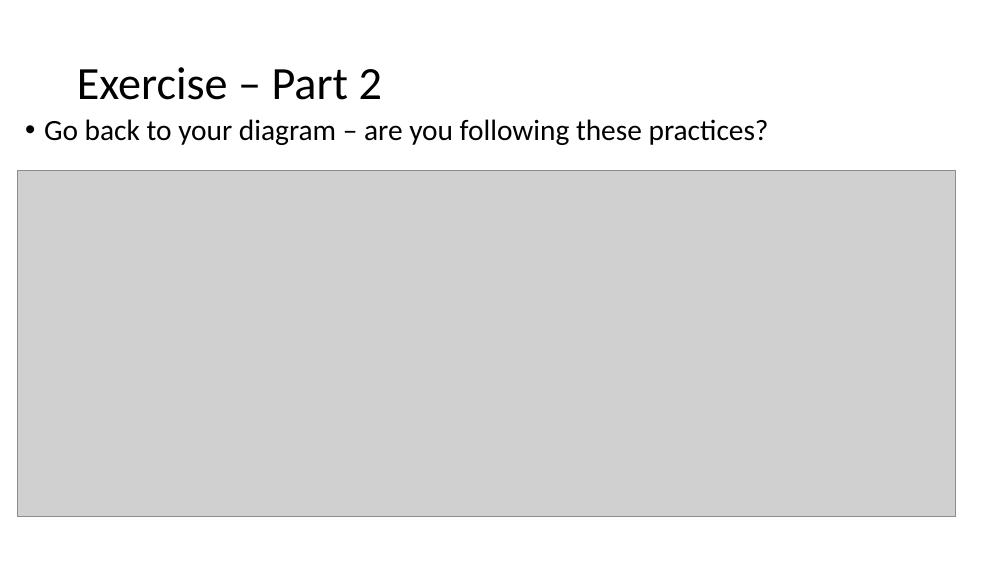
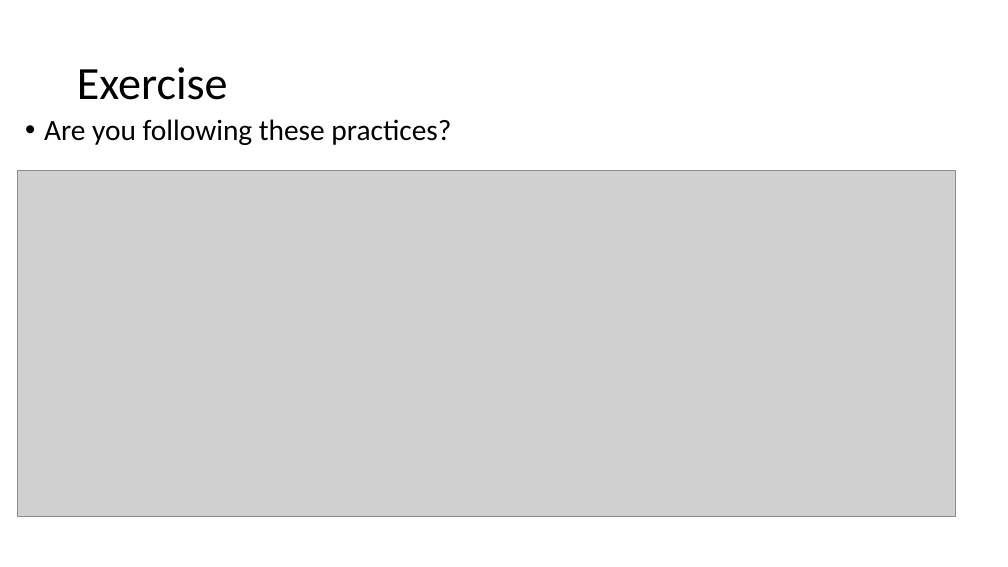
Before and after one commit to UO-Data-Science/NetNeuro2024, a slide deck: slide 29 of docs/slides/Good_Data_Practices.pptx. Drawn at 1008x567 pixels with LibreOffice and Linux fonts; fonts in the diff are those of the drawing; grey boxes stand for pictures. Boxes give left, top, right and bottom in pixels: in the first picture for what was removed or moved away, otherwise in the second. Text is boxed around its words. In the diff, an @@ line names an element or a change of style, - is before the commit and + after.

```diff
--- a/docs/slides/Good_Data_Practices.pptx
+++ b/docs/slides/Good_Data_Practices.pptx
@@ title at (77, 67, 228, 100): text changed @@
-Exercise – Part 2
+Exercise
@@ text at (44, 119, 451, 145): text changed @@
-• Go back to your diagram – are you following these practices?
+• Are you following these practices?
```
Also in this commit, not shown: 12 other slides changed, 1 slide added.
